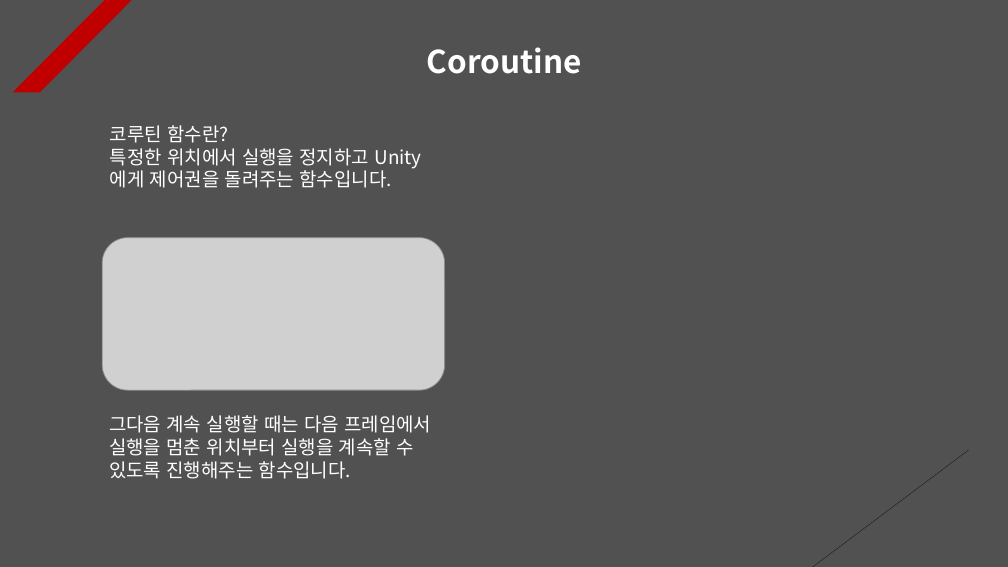
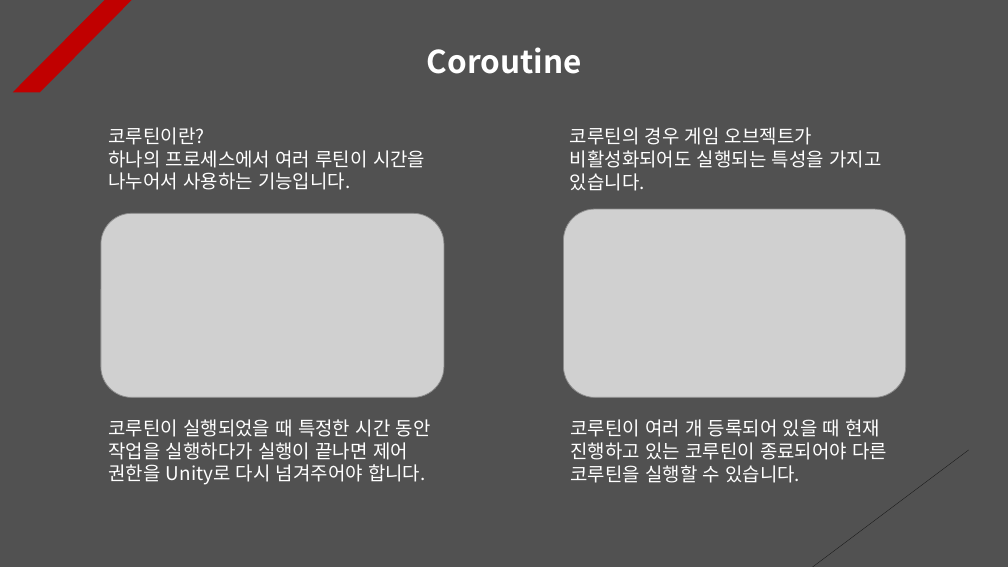
Before and after one commit to Unity2033/3D-UnityEngine, a slide deck: slide 8 of Assets/Class/Rotation/PPT Data/Rotation Example.pptx. Drawn at 1008x567 pixels with LibreOffice and Linux fonts; fonts in the diff are those of the drawing; grey boxes stand for pictures. Boxes give left, top, right and bottom in pixels: in the first picture for what was removed or moved away, otherwise in the second. Text is boxed around its words. In the diff, an @@ line names an element or a change of style, - is before the commit and + after.

```diff
--- a/Assets/Class/Rotation/PPT Data/Rotation Example.pptx
+++ b/Assets/Class/Rotation/PPT Data/Rotation Example.pptx
@@ text at (x1=108, y1=127, x2=425, y2=190): text changed @@
-코루틴 함수란?
-특정한 위치에서 실행을 정지하고 Unity에게 제어권을 돌려주는 함수입니다.
+코루틴이란?
+하나의 프로세스에서 여러 루틴이 시간을 나누어서 사용하는 기능입니다.
@@ text added at (x1=570, y1=127, x2=881, y2=191), 18 pt, text #FFFFFF @@
+코루틴의 경우 게임 오브젝트가 비활성화되어도 실행되는 특성을 가지고 있습니다.
@@ picture added at (x1=563, y1=209, x2=906, y2=398) @@
@@ picture resized from (x1=102, y1=237, x2=445, y2=390) to (x1=101, y1=213, x2=444, y2=397) @@
@@ text at (x1=108, y1=419, x2=431, y2=485): text changed @@
-그다음 계속 실행할 때는 다음 프레임에서 실행을 멈춘 위치부터 실행을 계속할 수 있도록 진행해주는 함수입니다.
+코루틴이 실행되었을 때 특정한 시간 동안 작업을 실행하다가 실행이 끝나면 제어 권한을 Unity로 다시 넘겨주어야 합니다.
@@ text added at (x1=570, y1=419, x2=887, y2=483), 18 pt, text #FFFFFF @@
+코루틴이 여러 개 등록되어 있을 때 현재 진행하고 있는 코루틴이 종료되어야 다른 코루틴을 실행할 수 있습니다.
```
Also in this commit, not shown: 9 other slides changed, 2 slides added, 33 other files.
